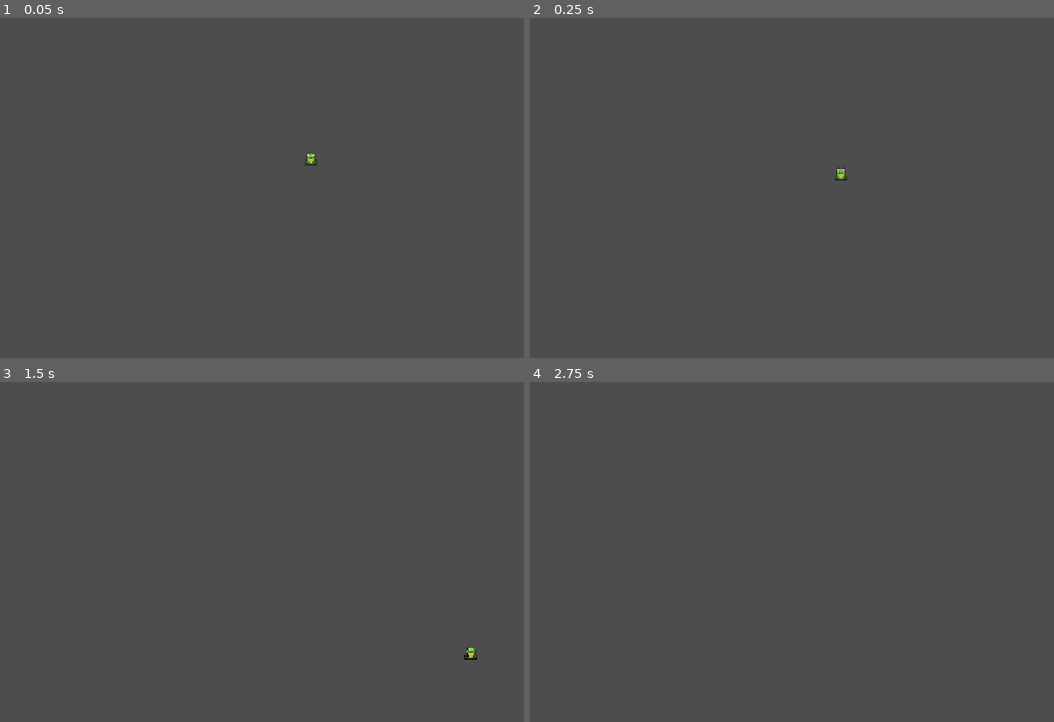
Above: before the commit, frames 1-4 (two rows, left to right).
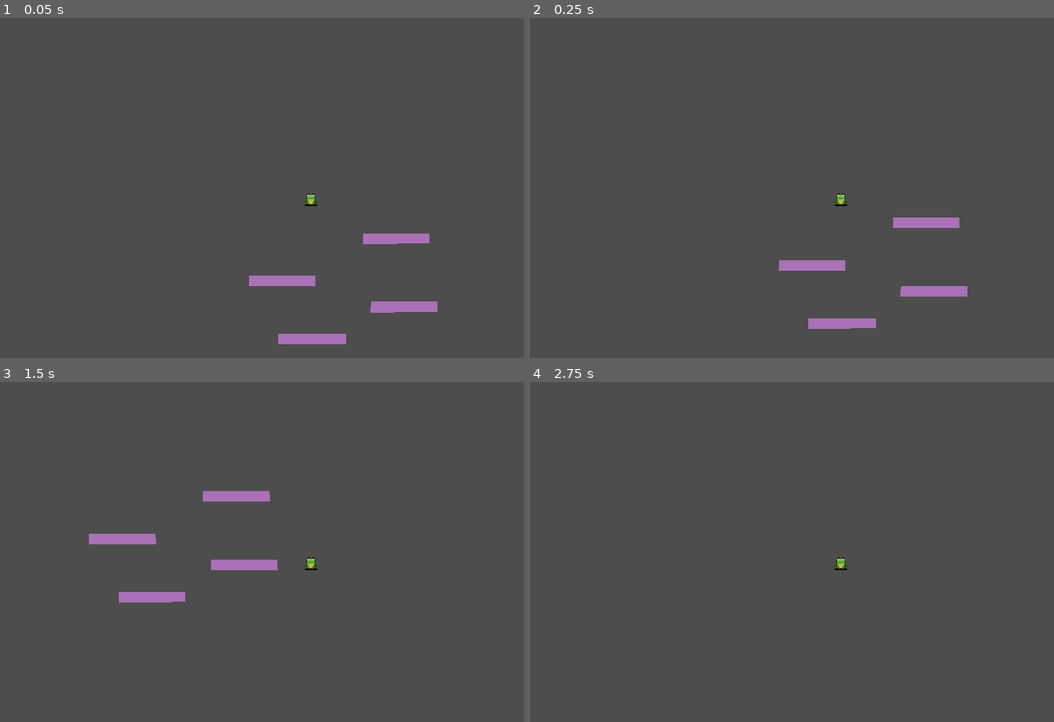
Above: after the commit, the same moments.

Repository: KieranWard491/LeapOfFaith
Game: Godot game, scene res://scenes/main.tscn
Same seed, same stepped clock (60 frames per second), same inputs: the game is played once before the commit and once after it.
Inputs:
- Up to frame 1 (0.05 s): no input
- Up to frame 2 (0.25 s): no input
- Up to frame 3 (1.5 s): tap Enter (ui_accept) at 0.5, 0.77 s; hold Right (ui_right) from 0.53 s (still down)
- Up to frame 4 (2.75 s): tap Enter (ui_accept) at 1.52 s; release Right (ui_right) at 2.03 s; hold Left (ui_left) from 2.03 s (still down)

The runs differ from the first frame. In frame 1, 1.7% of the frame differs, in the area x 47-84%, y 39-96%; in frame 2, 1.7%; in frame 3, 1.7%; in frame 4, less than 0.1%.

Commit message:
Added reusable platforms and player camera

Diff:
--- a/scenes/main.tscn
+++ b/scenes/main.tscn
@@ -1,18 +1,21 @@
 [gd_scene format=3 uid="uid://svynxaadlt1q"]
 
 [ext_resource type="PackedScene" uid="uid://dv7goo5at7pxe" path="res://scenes/player.tscn" id="1_o5qli"]
-
-[sub_resource type="RectangleShape2D" id="RectangleShape2D_3v5hf"]
-size = Vector2(600, 40)
+[ext_resource type="PackedScene" uid="uid://pwwxnqpwcck3" path="res://scenes/platform.tscn" id="2_0wfyh"]
 
 [node name="Main" type="Node2D" unique_id=65926914]
 
 [node name="Player" parent="." unique_id=1455050960 instance=ExtResource("1_o5qli")]
 position = Vector2(576, 250)
 
-[node name="Floor" type="StaticBody2D" parent="." unique_id=334155915]
-position = Vector2(576, 550)
+[node name="Platform" parent="." unique_id=846096950 instance=ExtResource("2_0wfyh")]
+position = Vector2(576, 499)
 
-[node name="CollisionShape2D" type="CollisionShape2D" parent="Floor" unique_id=1044102954]
-position = Vector2(0, 1)
-shape = SubResource("RectangleShape2D_3v5hf")
+[node name="Platform2" parent="." unique_id=1647211466 instance=ExtResource("2_0wfyh")]
+position = Vector2(726, 320)
+
+[node name="Platform3" parent="." unique_id=2117770802 instance=ExtResource("2_0wfyh")]
+position = Vector2(523, 396)
+
+[node name="Platform4" parent="." unique_id=328066292 instance=ExtResource("2_0wfyh")]
+position = Vector2(740, 442)
--- /dev/null
+++ b/scenes/platform.tscn
@@ -0,0 +1,15 @@
+[gd_scene format=3 uid="uid://pwwxnqpwcck3"]
+
+[sub_resource type="RectangleShape2D" id="RectangleShape2D_v4t87"]
+size = Vector2(120, 20)
+
+[node name="Platform" type="StaticBody2D" unique_id=846096950]
+
+[node name="Sprite2D" type="Sprite2D" parent="." unique_id=1130296083]
+
+[node name="CollisionShape2D" type="CollisionShape2D" parent="." unique_id=2024827965]
+shape = SubResource("RectangleShape2D_v4t87")
+
+[node name="Polygon2D" type="Polygon2D" parent="." unique_id=1476382286]
+color = Color(0.6666667, 0.44313726, 0.7176471, 1)
+polygon = PackedVector2Array(-59, -9, 59, -9, 60, 9, -60, 10)
--- a/scenes/player.tscn
+++ b/scenes/player.tscn
@@ -15,3 +15,5 @@
 [node name="CollisionShape2D" type="CollisionShape2D" parent="." unique_id=1858561586]
 position = Vector2(-2, 1.5)
 shape = SubResource("RectangleShape2D_u8vuu")
+
+[node name="Camera2D" type="Camera2D" parent="." unique_id=1279062146]
